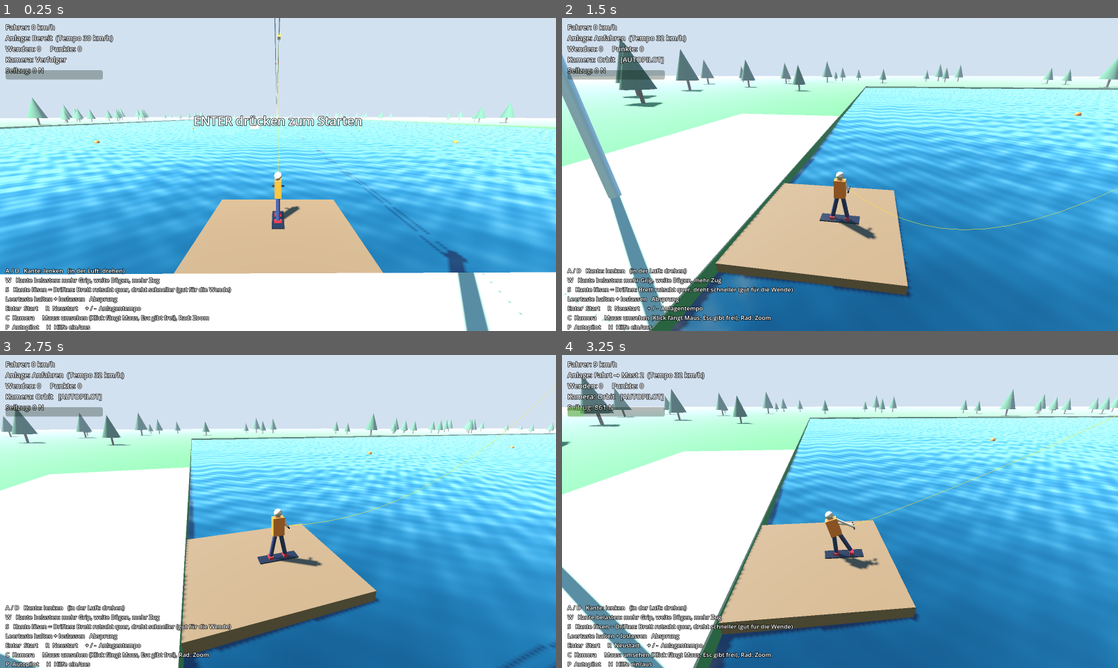
Above: before the commit, frames 1-4 (two rows, left to right).
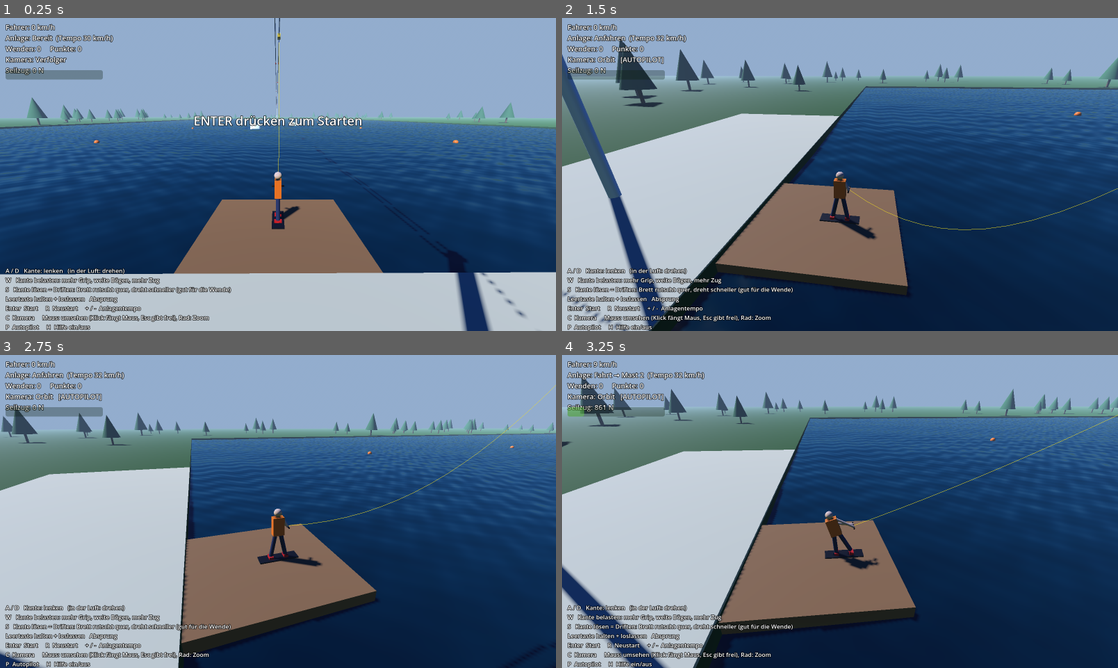
Above: after the commit, the same moments.

Repository: kimpixel/wakeportGame
Game: Godot game, scene res://main.tscn
The game is run twice, just before and just after one commit, with the same random seed, the same clock (stepped at 60 frames per second) and the same inputs.
Inputs (mouse positions are in pixels of both pictures, inside the frame that each line leads up to):
- Up to frame 1 (0.25 s): no input
- Up to frame 2 (1.5 s): tap Enter (start) at 0.5 s; move the mouse to (962, 158) at 0.52 s; hold D (steer_right) 0.53-1.28 s; hold P (autopilot) 0.53-1.28 s; click (962, 158) at 0.67 s; tap Space (jump) at 0.77 s; move the mouse to (812, 174) at 1.27 s; hold Page Up (speed_up) from 1.28 s (still down); tap C (camera) at 1.35 s
- Up to frame 3 (2.75 s): keep holding Page Up (speed_up); tap Space (jump) at 1.52 s; move the mouse to (289, 505) at 2.02 s; hold W (edge) from 2.03 s (still down)
- Up to frame 4 (3.25 s): keep holding Page Up (speed_up); move the mouse to (834, 517) at 2.77 s; release W (edge) at 2.78 s; tap S (release) at 2.85 s; click (834, 517) at 2.92 s; tap Space (jump) at 3.02 s

The runs differ from the first frame. In frame 1, 97% of the frame differs, in the area x 0-100%, y 0-100%; in frame 2, 98%; in frame 3, 97%; in frame 4, 97%.

Commit message:
Browser-Version: Farben und Belichtung an Desktop-Version angepasst
Der Compatibility-Renderer (Web) belichtet deutlich heller. Eigene Werte
für Himmel, Licht, Wasser und Wiese, die Desktop-Version bleibt unverändert.

Co-Authored-By: Claude Opus 5.5 <noreply@anthropic.com>

Diff:
--- a/scripts/main.gd
+++ b/scripts/main.gd
@@ -244,9 +244,21 @@
 	sun.directional_shadow_max_distance = 150.0
 	add_child(sun)
 
+	# Browser (Compatibility-Renderer) belichtet deutlich heller – eigene Werte, damit es
+	# ungefähr so aussieht wie die Desktop-Version.
+	if RenderingServer.get_current_rendering_method() == "gl_compatibility":
+		sky_mat.sky_top_color = Color(0.08, 0.22, 0.6)
+		sky_mat.sky_horizon_color = Color(0.42, 0.55, 0.76)
+		env.fog_light_color = Color(0.5, 0.6, 0.75)
+		sky_mat.energy_multiplier = 0.8
+		env.ambient_light_energy = 0.3
+		env.tonemap_exposure = 0.8
+		sun.light_energy = 0.65
+
 
 func _build_shore() -> void:
-	var grass := Util.mat(Color(0.32, 0.55, 0.25))
+	var compat := RenderingServer.get_current_rendering_method() == "gl_compatibility"
+	var grass := Util.mat(Color(0.14, 0.3, 0.08) if compat else Color(0.32, 0.55, 0.25))
 	var sand := Util.mat(Color(0.82, 0.74, 0.55))
 	var wood := Util.mat(Color(0.55, 0.38, 0.22))
 	var far := 500.0
--- a/scripts/water.gd
+++ b/scripts/water.gd
@@ -37,6 +37,10 @@
 	plane.subdivide_depth = int(d / cell)
 	_material = ShaderMaterial.new()
 	_material.shader = preload("res://shaders/water.gdshader")
+	if RenderingServer.get_current_rendering_method() == "gl_compatibility":
+		# Browser-Renderer: dunkleres, satteres Wasser (sonst wirkt es hellblau)
+		_material.set_shader_parameter("deep_color", Color(0.01, 0.09, 0.13))
+		_material.set_shader_parameter("shallow_color", Color(0.03, 0.2, 0.24))
 	plane.material = _material
 
 	var mi := MeshInstance3D.new()
